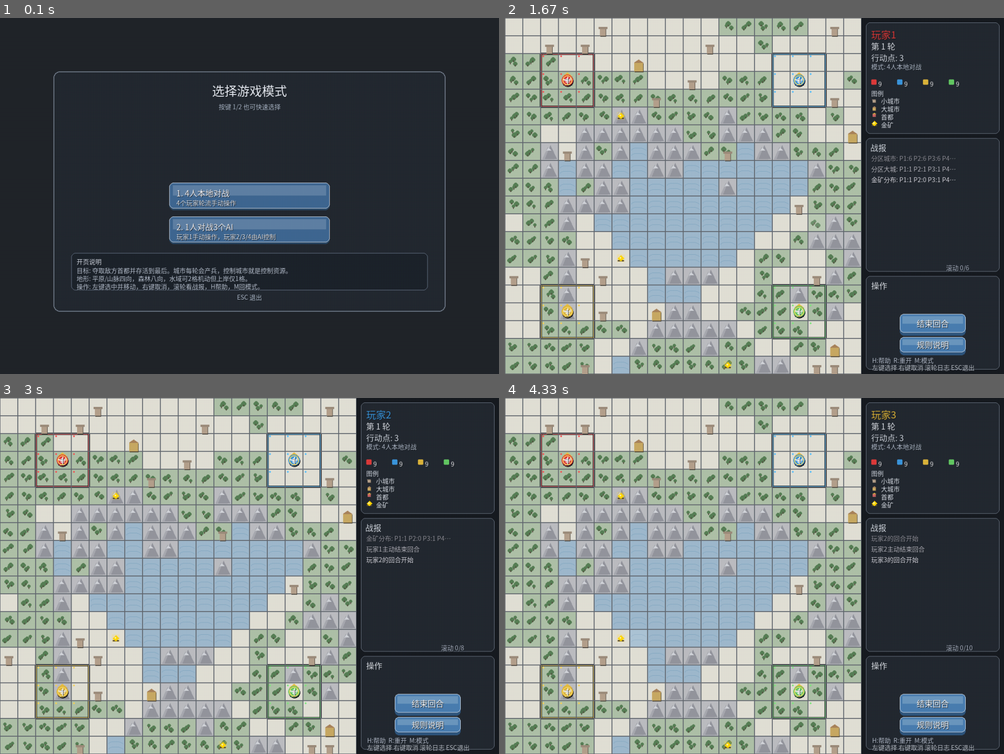
Above: before the commit, frames 1-4 (two rows, left to right).
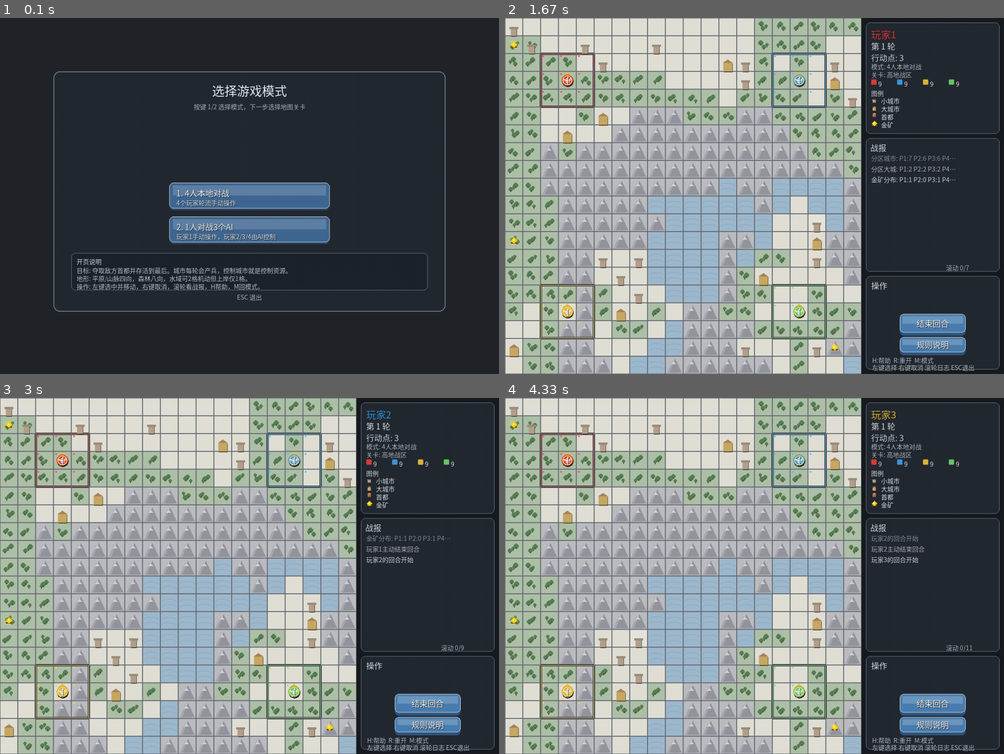
Above: after the commit, the same moments.

Repository: heritager/pygame-four-kindoms-war
Game: pygame game, started from Game.py
The game is run twice, just before and just after one commit, with the same random seed, the same clock (stepped at 60 frames per second) and the same inputs.
Inputs (mouse positions are in pixels of both pictures, inside the frame that each line leads up to):
- Up to frame 1 (0.1 s): no input
- Up to frame 2 (1.67 s): click (754, 196) at 0.38 s; tap 2 at 0.67 s; hold R 1-1.47 s; click (814, 228) at 1.55 s
- Up to frame 3 (3 s): click (69, 565) at 1.88 s; click (249, 618) at 2.22 s; click "结束回合" at 2.55 s; click (424, 668) at 2.88 s
- Up to frame 4 (4.33 s): click (589, 611) at 3.22 s; click (599, 529) at 3.55 s; click "结束回合" at 3.88 s; click (634, 636) at 4.22 s

The runs differ from the first frame. In frame 1, 0.2% of the frame differs, in the area x 38-62%, y 24-27%; in frame 2, 27%, in the area x 0-93%, y 0-100%; in frame 3, 27%; in frame 4, 27%.

Commit message:
add map preset selection and parameterized map generation

Diff:
--- a/app_controller.py
+++ b/app_controller.py
@@ -9,10 +9,12 @@
     FPS,
     HEIGHT,
     MODE_HOTSEAT,
+    MODE_LABELS,
     MODE_SINGLE_AI,
     TILE_SIZE,
     WIDTH,
 )
+from map_presets import DEFAULT_MAP_PRESET, MAP_PRESET_ORDER, MAP_PRESETS
 
 
 class App:
@@ -25,11 +27,18 @@
         self.clock = pygame.time.Clock()
         self.game = None
         self.running = True
+        self.pending_mode = None
         self.mode_button_hotseat = pygame.Rect(WIDTH // 2 - 180, HEIGHT // 2 - 30, 360, 58)
         self.mode_button_ai = pygame.Rect(WIDTH // 2 - 180, HEIGHT // 2 + 46, 360, 58)
-
-    def start_game(self, mode):
-        self.game = self.game_class(mode)
+        self.map_buttons = [
+            pygame.Rect(WIDTH // 2 - 180, HEIGHT // 2 - 40 + idx * 74, 360, 58)
+            for idx in range(len(MAP_PRESET_ORDER))
+        ]
+        self.map_back_button = pygame.Rect(WIDTH // 2 - 180, HEIGHT // 2 + 200, 360, 42)
+
+    def start_game(self, mode, map_preset_id=DEFAULT_MAP_PRESET):
+        self.game = self.game_class(mode, map_preset_id=map_preset_id)
+        self.pending_mode = None
 
     def draw_text_with_shadow(self, font, text, pos, color, center=False):
         if not font:
@@ -71,7 +80,7 @@
         pygame.draw.rect(self.screen, COLORS['PANEL_STROKE'], panel, 2, border_radius=14)
 
         self.draw_text_with_shadow(CHINESE_FONT_LARGE, '选择游戏模式', (WIDTH // 2, panel.y + 42), (236, 240, 248), center=True)
-        self.draw_text_with_shadow(CHINESE_FONT_TINY, '按键 1/2 也可快速选择', (WIDTH // 2, panel.y + 78), (176, 188, 206), center=True)
+        self.draw_text_with_shadow(CHINESE_FONT_TINY, '按键 1/2 选择模式，下一步选择地图关卡', (WIDTH // 2, panel.y + 78), (176, 188, 206), center=True)
 
         self.draw_mode_button(self.mode_button_hotseat, '1. 4人本地对战', '4个玩家轮流手动操作', hover_hotseat)
         self.draw_mode_button(self.mode_button_ai, '2. 1人对战3个AI', '玩家1手动操作，玩家2/3/4由AI控制', hover_ai)
@@ -95,6 +104,33 @@
 
         self.draw_text_with_shadow(CHINESE_FONT_TINY, 'ESC 退出', (WIDTH // 2, panel.bottom - 34), (176, 188, 206), center=True)
 
+    def draw_map_menu(self, hover_map_idx, hover_back):
+        self.screen.fill(COLORS['BACKGROUND'])
+
+        panel = pygame.Rect(120, 80, WIDTH - 240, HEIGHT - 160)
+        pygame.draw.rect(self.screen, COLORS['PANEL_BOX'], panel, border_radius=14)
+        pygame.draw.rect(self.screen, COLORS['PANEL_STROKE'], panel, 2, border_radius=14)
+
+        mode_name = MODE_LABELS.get(self.pending_mode, self.pending_mode)
+        self.draw_text_with_shadow(CHINESE_FONT_LARGE, '选择地图关卡', (WIDTH // 2, panel.y + 40), (236, 240, 248), center=True)
+        self.draw_text_with_shadow(CHINESE_FONT_TINY, f'当前模式: {mode_name}', (WIDTH // 2, panel.y + 74), (176, 188, 206), center=True)
+        self.draw_text_with_shadow(CHINESE_FONT_TINY, '按键 1/2/3 选择关卡，Backspace 返回模式选择', (WIDTH // 2, panel.y + 96), (176, 188, 206), center=True)
+
+        for idx, map_id in enumerate(MAP_PRESET_ORDER):
+            preset = MAP_PRESETS[map_id]
+            title = f'{idx + 1}. {preset["name"]}'
+            subtitle = preset['subtitle']
+            self.draw_mode_button(self.map_buttons[idx], title, subtitle, hover_map_idx == idx)
+
+        back_base = (80, 88, 102)
+        back_hover = (102, 112, 130)
+        back_color = back_hover if hover_back else back_base
+        pygame.draw.rect(self.screen, back_color, self.map_back_button, border_radius=10)
+        pygame.draw.rect(self.screen, (198, 208, 220), self.map_back_button, 1, border_radius=10)
+        self.draw_text_with_shadow(CHINESE_FONT_SMALL, '返回模式选择', self.map_back_button.center, (236, 240, 246), center=True)
+
+        self.draw_text_with_shadow(CHINESE_FONT_TINY, 'ESC 退出', (WIDTH // 2, panel.bottom - 30), (176, 188, 206), center=True)
+
     def handle_human_click(self, board_x, board_y):
         game = self.game
 
@@ -131,26 +167,59 @@
         while self.running:
             if self.game is None:
                 mouse_pos = pygame.mouse.get_pos()
-                hover_hotseat = self.mode_button_hotseat.collidepoint(mouse_pos)
-                hover_ai = self.mode_button_ai.collidepoint(mouse_pos)
-
-                for event in pygame.event.get():
-                    if event.type == pygame.QUIT:
-                        self.running = False
-                    elif event.type == pygame.KEYDOWN:
-                        if event.key in (pygame.K_1, pygame.K_KP1):
-                            self.start_game(MODE_HOTSEAT)
-                        elif event.key in (pygame.K_2, pygame.K_KP2):
-                            self.start_game(MODE_SINGLE_AI)
-                        elif event.key == pygame.K_ESCAPE:
+                if self.pending_mode is None:
+                    hover_hotseat = self.mode_button_hotseat.collidepoint(mouse_pos)
+                    hover_ai = self.mode_button_ai.collidepoint(mouse_pos)
+
+                    for event in pygame.event.get():
+                        if event.type == pygame.QUIT:
                             self.running = False
-                    elif event.type == pygame.MOUSEBUTTONDOWN and event.button == 1:
-                        if hover_hotseat:
-                            self.start_game(MODE_HOTSEAT)
-                        elif hover_ai:
-                            self.start_game(MODE_SINGLE_AI)
-
-                self.draw_mode_menu(hover_hotseat, hover_ai)
+                        elif event.type == pygame.KEYDOWN:
+                            if event.key in (pygame.K_1, pygame.K_KP1):
+                                self.pending_mode = MODE_HOTSEAT
+                            elif event.key in (pygame.K_2, pygame.K_KP2):
+                                self.pending_mode = MODE_SINGLE_AI
+                            elif event.key == pygame.K_ESCAPE:
+                                self.running = False
+                        elif event.type == pygame.MOUSEBUTTONDOWN and event.button == 1:
+                            if hover_hotseat:
+                                self.pending_mode = MODE_HOTSEAT
+                            elif hover_ai:
+                                self.pending_mode = MODE_SINGLE_AI
+
+                    self.draw_mode_menu(hover_hotseat, hover_ai)
+                else:
+                    hover_map_idx = None
+                    for idx, rect in enumerate(self.map_buttons):
+                        if rect.collidepoint(mouse_pos):
+                            hover_map_idx = idx
+                            break
+                    hover_back = self.map_back_button.collidepoint(mouse_pos)
+
+                    for event in pygame.event.get():
+                        if event.type == pygame.QUIT:
+                            self.running = False
+                        elif event.type == pygame.KEYDOWN:
+                            if event.key in (pygame.K_1, pygame.K_KP1):
+                                self.start_game(self.pending_mode, MAP_PRESET_ORDER[0])
+                            elif event.key in (pygame.K_2, pygame.K_KP2) and len(MAP_PRESET_ORDER) >= 2:
+                                self.start_game(self.pending_mode, MAP_PRESET_ORDER[1])
+                            elif event.key in (pygame.K_3, pygame.K_KP3) and len(MAP_PRESET_ORDER) >= 3:
+                                self.start_game(self.pending_mode, MAP_PRESET_ORDER[2])
+                            elif event.key in (pygame.K_BACKSPACE, pygame.K_m):
+                                self.pending_mode = None
+                            elif event.key == pygame.K_ESCAPE:
+                                self.running = False
+                        elif event.type == pygame.MOUSEBUTTONDOWN and event.button == 1:
+                            if hover_back:
+                                self.pending_mode = None
+                                continue
+                            if hover_map_idx is not None:
+                                self.start_game(self.pending_mode, MAP_PRESET_ORDER[hover_map_idx])
+
+                    if self.game is not None:
+                        continue
+                    self.draw_map_menu(hover_map_idx, hover_back)
                 pygame.display.flip()
                 self.clock.tick(FPS)
                 continue
@@ -170,9 +239,13 @@
 
                 elif event.type == pygame.KEYDOWN:
                     if event.key == pygame.K_r:
-                        self.game = self.game_class(game.game_mode)
+                        self.game = self.game_class(
+                            game.game_mode,
+                            map_preset_id=getattr(game, 'map_preset_id', DEFAULT_MAP_PRESET),
+                        )
                         game = self.game
                     elif event.key == pygame.K_m:
+                        self.pending_mode = None
                         self.game = None
                         break
                     elif event.key == pygame.K_h:
--- a/game_main.py
+++ b/game_main.py
@@ -21,14 +21,18 @@
     TERRAIN_MOUNTAIN,
     TERRAIN_WATER,
 )
+from map_presets import DEFAULT_MAP_PRESET, get_map_preset
 from map_generation import MapGenerationMixin
 from render_mixin import RenderMixin
 
 
 class Game(MapGenerationMixin, AIMixin, RenderMixin):
-    def __init__(self, game_mode=MODE_SINGLE_AI):
+    def __init__(self, game_mode=MODE_SINGLE_AI, map_preset_id=DEFAULT_MAP_PRESET):
         self.game_mode = game_mode
         self.primary_human = 1
+        self.map_preset = get_map_preset(map_preset_id)
+        self.map_preset_id = self.map_preset['id']
+        self.map_name = self.map_preset['name']
         self.reset_game()
 
     def reset_game(self):
@@ -103,8 +107,12 @@
         self.combat_effects = []
 
         # 游戏日志
-        self.log = [f"游戏开始! 模式: {MODE_LABELS.get(self.game_mode, self.game_mode)}", "四位玩家轮流进行游戏",
-                   f"第{self.round_count}轮开始, 每位玩家每回合{self.steps_per_turn}步"]
+        self.log = [
+            f"游戏开始! 模式: {MODE_LABELS.get(self.game_mode, self.game_mode)}",
+            f"地图关卡: {self.map_name}",
+            "四位玩家轮流进行游戏",
+            f"第{self.round_count}轮开始, 每位玩家每回合{self.steps_per_turn}步",
+        ]
         self.log.append(
             "城市分布: 保底小城{} 平原大城{} 平原小城{} 森林小城{} 山地小城{}".format(
                 self.city_distribution_summary["home_small"],
--- a/map_generation.py
+++ b/map_generation.py
@@ -78,18 +78,38 @@
 
 
 class MapGenerationMixin:
+    def get_map_setting(self, key_path, default):
+        node = getattr(self, 'map_preset', None)
+        if not isinstance(node, dict):
+            return default
+
+        for key in key_path:
+            if not isinstance(node, dict) or key not in node:
+                return default
+            node = node[key]
+        return node
+
     def generate_terrain(self):
         """简化的地形生成"""
         self.terrain = np.zeros((BOARD_SIZE, BOARD_SIZE), dtype=int)
-        noise_map = generate_perlin_noise(BOARD_SIZE, BOARD_SIZE, scale=6.0)
+        scale = float(self.get_map_setting(('terrain', 'scale'), 6.0))
+        water_threshold = float(self.get_map_setting(('terrain', 'water_threshold'), 0.25))
+        mountain_threshold = float(self.get_map_setting(('terrain', 'mountain_threshold'), 0.35))
+        forest_threshold = float(self.get_map_setting(('terrain', 'forest_threshold'), 0.60))
+        scale = max(1.0, scale)
+        water_threshold = max(0.0, min(0.9, water_threshold))
+        mountain_threshold = max(water_threshold + 0.01, min(0.95, mountain_threshold))
+        forest_threshold = max(mountain_threshold + 0.01, min(0.99, forest_threshold))
+
+        noise_map = generate_perlin_noise(BOARD_SIZE, BOARD_SIZE, scale=scale)
 
         for i in range(BOARD_SIZE):
             for j in range(BOARD_SIZE):
-                if noise_map[i][j] < 0.25:
+                if noise_map[i][j] < water_threshold:
                     self.terrain[i][j] = TERRAIN_WATER
-                elif noise_map[i][j] < 0.35:
+                elif noise_map[i][j] < mountain_threshold:
                     self.terrain[i][j] = TERRAIN_MOUNTAIN
-                elif noise_map[i][j] < 0.6:
+                elif noise_map[i][j] < forest_threshold:
                     self.terrain[i][j] = TERRAIN_FOREST
                 else:
                     self.terrain[i][j] = TERRAIN_PLAIN
@@ -120,9 +140,9 @@
                         self.terrain[i][j] = TERRAIN_PLAIN if random.random() < 0.8 else TERRAIN_FOREST
 
         # 硬约束：控制每个国家分区水域上限、山地上限和平原下限。
-        max_zone_water_ratio = 0.28
-        max_zone_mountain_ratio = 0.20
-        min_zone_plain_ratio = 0.32
+        max_zone_water_ratio = float(self.get_map_setting(('fairness', 'max_zone_water_ratio'), 0.28))
+        max_zone_mountain_ratio = float(self.get_map_setting(('fairness', 'max_zone_mountain_ratio'), 0.20))
+        min_zone_plain_ratio = float(self.get_map_setting(('fairness', 'min_zone_plain_ratio'), 0.32))
         for player, cells in zone_cells.items():
             cap_x, cap_y = capital_map[player]
 
@@ -234,7 +254,13 @@
                 home_small_guaranteed[player] = 1
 
         max_cities = int(BOARD_SIZE * BOARD_SIZE / 10)
-        target_total_cities = random.randint(max_cities // 2, max_cities)
+        min_fill_ratio = float(self.get_map_setting(('city', 'min_fill_ratio'), 0.50))
+        max_fill_ratio = float(self.get_map_setting(('city', 'max_fill_ratio'), 1.00))
+        min_fill_ratio = max(0.1, min(1.0, min_fill_ratio))
+        max_fill_ratio = max(min_fill_ratio, min(1.0, max_fill_ratio))
+        min_cities = int(max_cities * min_fill_ratio)
+        max_city_target = int(max_cities * max_fill_ratio)
+        target_total_cities = random.randint(min_cities, max_city_target)
         guaranteed_total = sum(home_small_guaranteed.values())
         num_cities = max(0, target_total_cities - guaranteed_total)
         zone_available = {
@@ -294,11 +320,13 @@
             forest_cells = zone_forest[player]
             mountain_cells = zone_mountain[player]
 
+            major_ratio = float(self.get_map_setting(('city', 'major_ratio'), 0.35))
+            forest_small_ratio = float(self.get_map_setting(('city', 'forest_small_ratio'), 0.30))
             min_major = 1 if quota >= 3 else 0
-            major_count = min(max(int(quota * 0.35), min_major), len(plain_cells))
+            major_count = min(max(int(quota * major_ratio), min_major), len(plain_cells))
             small_needed = quota - major_count
 
-            forest_small = min(int(small_needed * 0.30), len(forest_cells))
+            forest_small = min(int(small_needed * forest_small_ratio), len(forest_cells))
             plain_small = min(small_needed - forest_small, max(0, len(plain_cells) - major_count))
 
             remaining_small = small_needed - forest_small - plain_small
@@ -361,15 +389,21 @@
         for player in players:
             random.shuffle(zone_candidates[player])
 
-        mine_count = random.randint(2, 3)
+        min_mine_count = int(self.get_map_setting(('mine', 'min_count'), 2))
+        max_mine_count = int(self.get_map_setting(('mine', 'max_count'), 3))
+        if min_mine_count > max_mine_count:
+            min_mine_count, max_mine_count = max_mine_count, min_mine_count
+        mine_count = random.randint(min_mine_count, max_mine_count)
         selected = []
         zone_mine_count = {player: 0 for player in players}
         selected_set = set()
+        primary_distances = self.get_map_setting(('mine', 'primary_min_distances'), [7, 5, 3]) or [7, 5, 3]
+        fallback_distances = self.get_map_setting(('mine', 'fallback_min_distances'), [3, 1, 0]) or [3, 1, 0]
 
         # 第一阶段：尽量每个分区最多1个，且彼此保持一定距离。
         available_zones = [player for player in players if zone_candidates[player]]
         random.shuffle(available_zones)
-        for min_distance in (7, 5, 3):
+        for min_distance in primary_distances:
             for player in available_zones:
                 if len(selected) >= mine_count:
                     break
@@ -396,7 +430,7 @@
                         fallback.append((player, pos))
             random.shuffle(fallback)
 
-            for min_distance in (3, 1, 0):
+            for min_distance in fallback_distances:
                 for player, pos in fallback:
                     if len(selected) >= mine_count:
                         break
--- /dev/null
+++ b/map_presets.py
@@ -0,0 +1,95 @@
+MAP_PRESETS = {
+    'balanced': {
+        'id': 'balanced',
+        'name': '均衡大陆',
+        'subtitle': '标准平衡资源与地形',
+        'terrain': {
+            'scale': 6.0,
+            'water_threshold': 0.25,
+            'mountain_threshold': 0.35,
+            'forest_threshold': 0.60,
+        },
+        'fairness': {
+            'max_zone_water_ratio': 0.28,
+            'max_zone_mountain_ratio': 0.20,
+            'min_zone_plain_ratio': 0.32,
+        },
+        'city': {
+            'min_fill_ratio': 0.50,
+            'max_fill_ratio': 1.00,
+            'major_ratio': 0.35,
+            'forest_small_ratio': 0.30,
+        },
+        'mine': {
+            'min_count': 2,
+            'max_count': 3,
+            'primary_min_distances': [7, 5, 3],
+            'fallback_min_distances': [3, 1, 0],
+        },
+    },
+    'highland': {
+        'id': 'highland',
+        'name': '高地战区',
+        'subtitle': '山地更多，推进更慢',
+        'terrain': {
+            'scale': 6.8,
+            'water_threshold': 0.20,
+            'mountain_threshold': 0.42,
+            'forest_threshold': 0.67,
+        },
+        'fairness': {
+            'max_zone_water_ratio': 0.24,
+            'max_zone_mountain_ratio': 0.30,
+            'min_zone_plain_ratio': 0.24,
+        },
+        'city': {
+            'min_fill_ratio': 0.55,
+            'max_fill_ratio': 1.00,
+            'major_ratio': 0.40,
+            'forest_small_ratio': 0.28,
+        },
+        'mine': {
+            'min_count': 2,
+            'max_count': 3,
+            'primary_min_distances': [6, 5, 3],
+            'fallback_min_distances': [3, 1, 0],
+        },
+    },
+    'archipelago': {
+        'id': 'archipelago',
+        'name': '群岛海战',
+        'subtitle': '水域更广，矿点更多',
+        'terrain': {
+            'scale': 5.4,
+            'water_threshold': 0.33,
+            'mountain_threshold': 0.42,
+            'forest_threshold': 0.68,
+        },
+        'fairness': {
+            'max_zone_water_ratio': 0.42,
+            'max_zone_mountain_ratio': 0.18,
+            'min_zone_plain_ratio': 0.22,
+        },
+        'city': {
+            'min_fill_ratio': 0.40,
+            'max_fill_ratio': 0.75,
+            'major_ratio': 0.30,
+            'forest_small_ratio': 0.34,
+        },
+        'mine': {
+            'min_count': 3,
+            'max_count': 4,
+            'primary_min_distances': [6, 4, 2],
+            'fallback_min_distances': [2, 1, 0],
+        },
+    },
+}
+
+MAP_PRESET_ORDER = ['balanced', 'highland', 'archipelago']
+DEFAULT_MAP_PRESET = MAP_PRESET_ORDER[0]
+
+
+def get_map_preset(preset_id):
+    if preset_id in MAP_PRESETS:
+        return MAP_PRESETS[preset_id]
+    return MAP_PRESETS[DEFAULT_MAP_PRESET]
--- a/render_mixin.py
+++ b/render_mixin.py
@@ -435,6 +435,7 @@
             self.draw_text_with_shadow(screen, CHINESE_FONT_SMALL, f'第 {self.round_count} 轮', (status_box.x + 12, status_box.y + 40), (224, 228, 236))
             self.draw_text_with_shadow(screen, CHINESE_FONT_SMALL, f'行动点: {self.steps_left}', (status_box.x + 12, status_box.y + 66), (214, 220, 230))
             self.draw_text_with_shadow(screen, CHINESE_FONT_TINY, f'模式: {MODE_LABELS.get(self.game_mode, self.game_mode)}', (status_box.x + 12, status_box.y + 88), (180, 190, 206))
+            self.draw_text_with_shadow(screen, CHINESE_FONT_TINY, f'关卡: {getattr(self, "map_name", "默认")}', (status_box.x + 12, status_box.y + 106), (180, 190, 206))
         elif self.winner:
             self.draw_text_with_shadow(screen, CHINESE_FONT_MEDIUM, f'胜利者: 玩家{self.winner}', (status_box.x + 12, status_box.y + 10), COLORS[self.winner])
         else:
Not shown, changed: README.md
